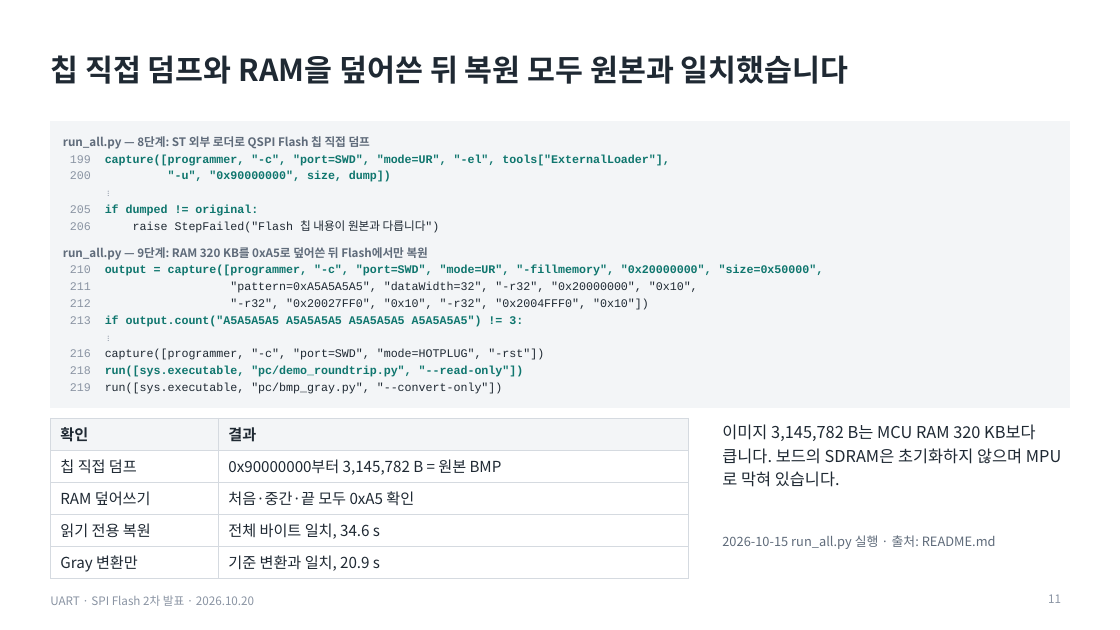
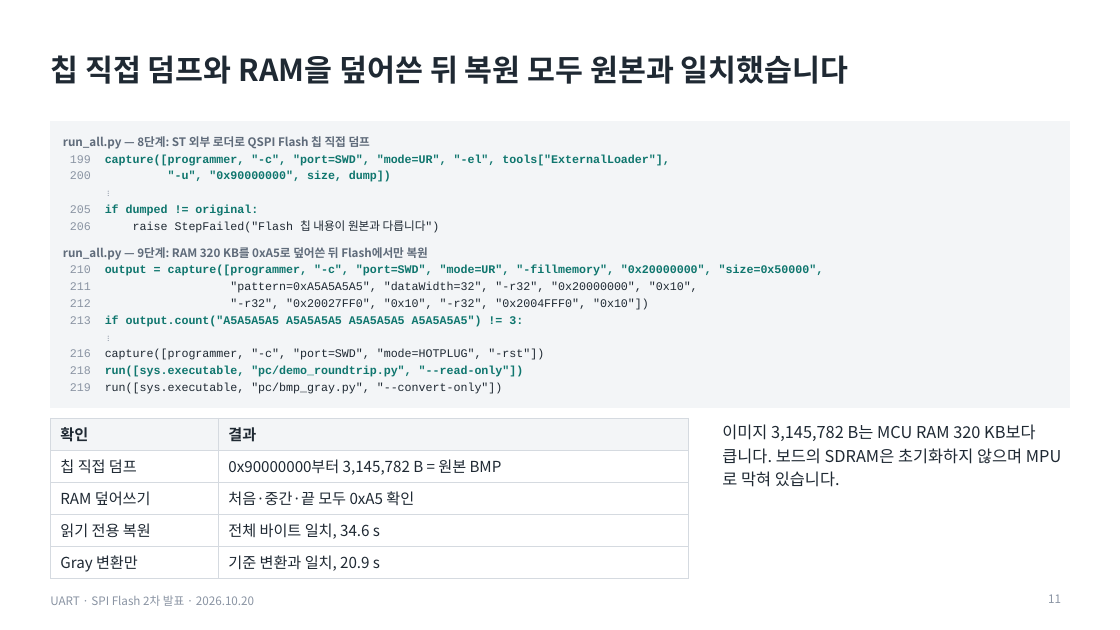
Before and after one commit to dazement/STM32-BMP-file-store-in-Flash-memory, a slide deck: slide 11 of presentation_oct20/output/UART_SPIFlash_2차발표_1020_코드검증_1.pptx. Drawn at 1120x630 pixels with LibreOffice and Linux fonts; fonts in the diff are those of the drawing. Boxes give left, top, right and bottom in pixels: in the first picture for what was removed or moved away, otherwise in the second. Text is boxed around its words. In the diff, an @@ line names an element or a change of style, - is before the commit and + after.

```diff
--- a/presentation_oct20/output/UART_SPIFlash_2차발표_1020_코드검증_1.pptx
+++ b/presentation_oct20/output/UART_SPIFlash_2차발표_1020_코드검증_1.pptx
@@ text removed at box(722, 535, 996, 549) @@
-2026-10-15 run_all.py 실행 · 출처: README.md
```
Also in this commit, not shown: 7 other slides changed, 1 slide added, 1 slide removed.
